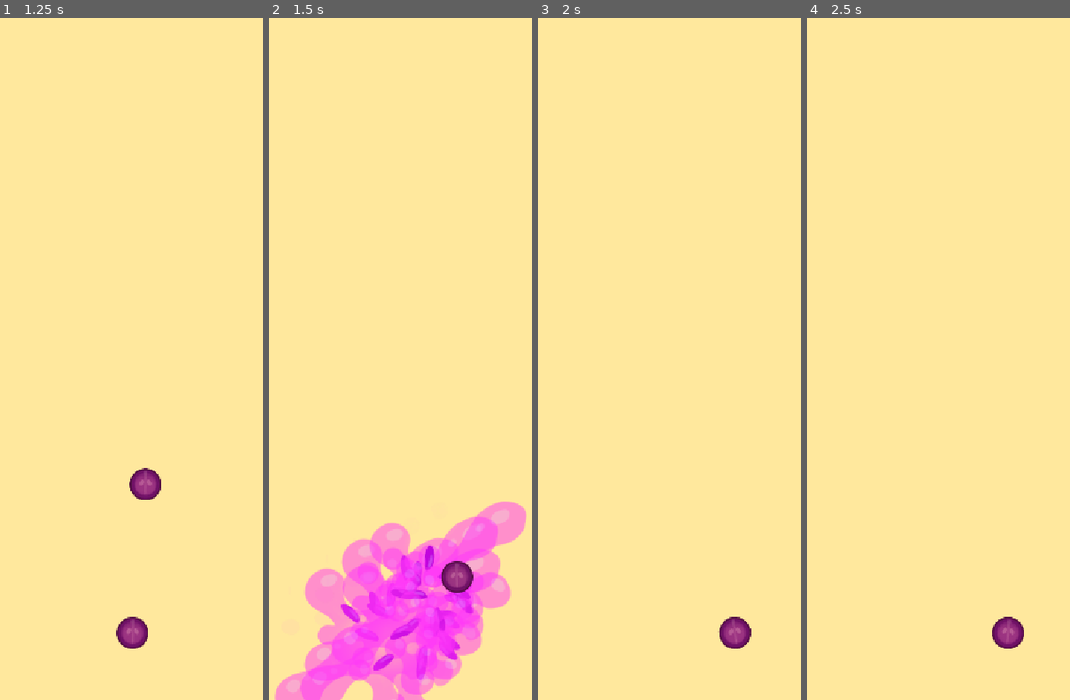
Above: before the commit, frames 1-4 (left to right).
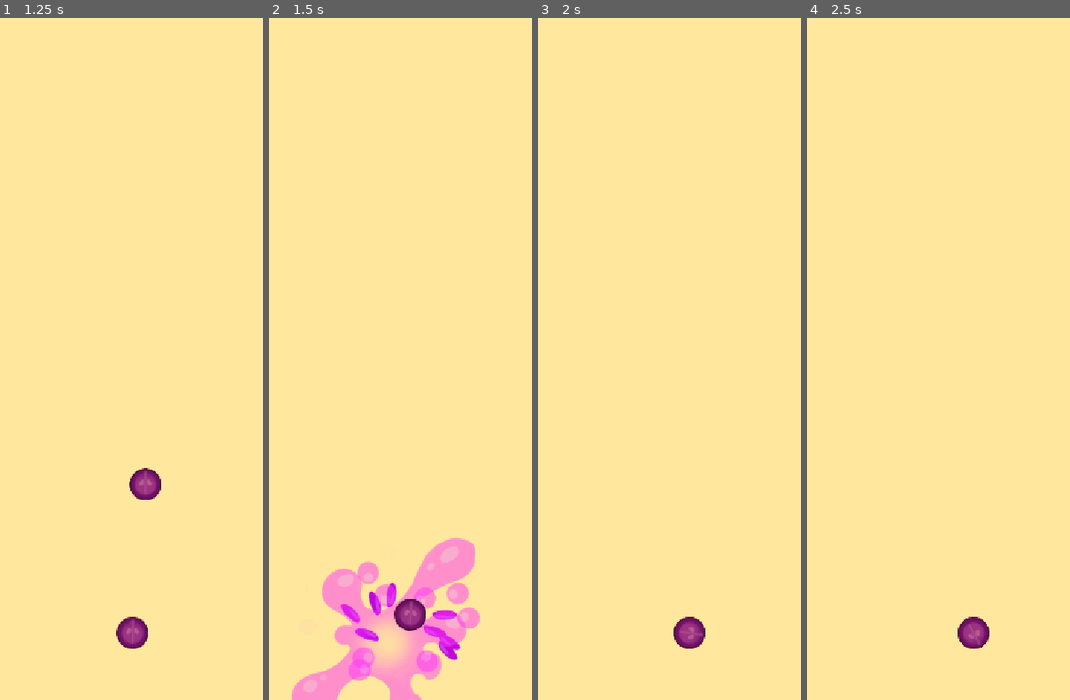
Above: after the commit, the same moments.

Repository: sanstale6/making-big-watermelon
Game: Godot game, scene res://scenes/game.tscn
Same seed, same stepped clock (60 frames per second), same inputs: the game is played once before the commit and once after it.
Inputs:
- Up to frame 1 (1.25 s): no input
- Up to frame 2 (1.5 s): no input
- Up to frame 3 (2 s): no input
- Up to frame 4 (2.5 s): no input

Frame 1 is identical in both runs. In frame 2, 14% of the frame differs, in the area x 2-98%, y 70-100%; in frame 3, 0.9%; in frame 4, 0.9%.

Commit message:
fix: prevent multiple fruits spawning when two grapes collide

Diff:
--- a/scripts/fruit_component.gd
+++ b/scripts/fruit_component.gd
@@ -28,11 +28,13 @@
 	if making:
 		return
 	making = true
+	companion.making = true
 	collision.disabled = true
 	detect_area.get_node('CollisionShape2D').disabled = true
 	fruit.get_node('Sprite2D').visible = false
-	if get_instance_id() < companion.get_instance_id():
-		return
+	companion.collision.disabled = true
+	companion.detect_area.get_node('CollisionShape2D').disabled = true
+	companion.fruit.get_node('Sprite2D').visible = false
 	anim.play('break')
 	var spawn_position = (get_parent().position + companion.get_parent().position)*0.5
 	print(spawn_position)
